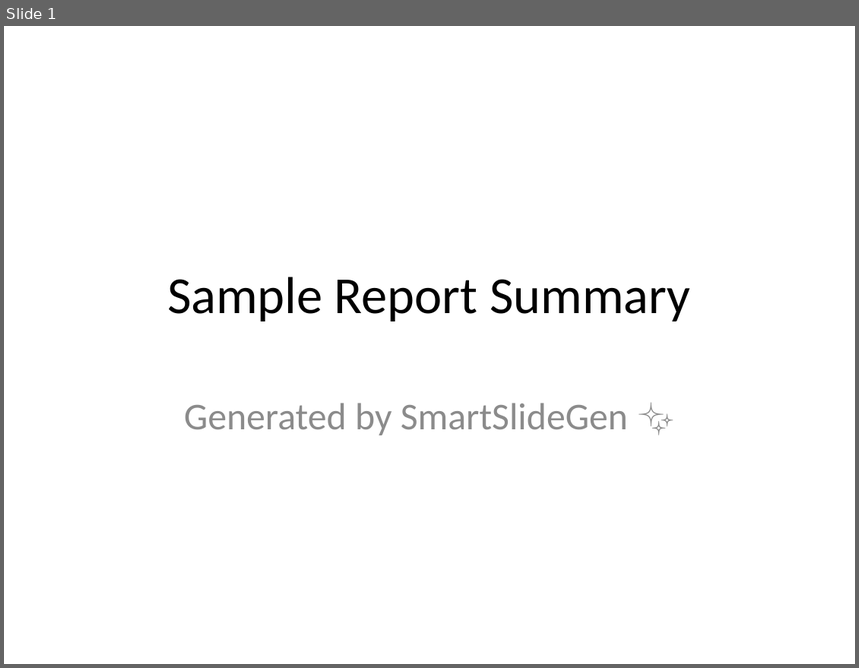
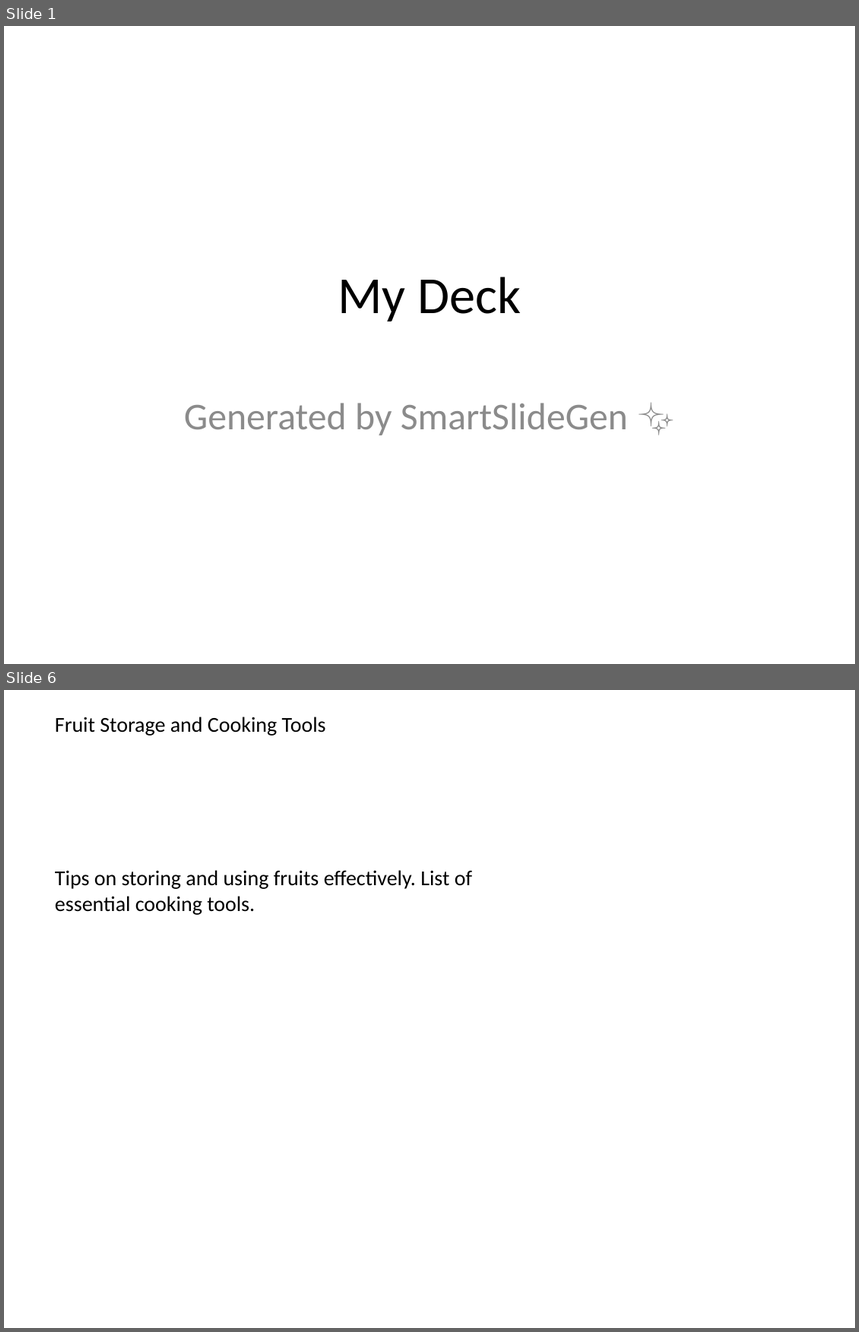
Before and after one commit to abhishek-bagepalli/The-Slide-Whisperer, a slide deck: output.pptx. Shown one above the other, each under a label of ours: slide 1 before the commit, slides 1 and 6 after it; the slides between them are not shown. The pictures are 859x668 and 859x1332 pixels, drawn with LibreOffice and Linux fonts; fonts in the diff are those of the drawing. Boxes give left, top, right and bottom in pixels: in the first picture for what was removed or moved away, otherwise in the second. Text is boxed around its words. In the diff, an @@ line names an element or a change of style, - is before the commit and + after.

```diff
--- a/output.pptx
+++ b/output.pptx
@@ slide 6 added at [4, 690, 855, 1328], background #FFFFFF @@
@@ text added at [55, 717, 326, 736], 18 pt, text #000000 @@
+Fruit Storage and Cooking Tools
@@ text added at [55, 870, 472, 915], 18 pt, text #000000 @@
+Tips on storing and using fruits effectively. List of essential cooking tools.
@@ slide 1 changed as well @@
@@ title at [338, 277, 521, 322]: text changed @@
-Sample Report Summary
+My Deck
```
Also in this commit, not shown: 7 other slides added, 5 slides removed, 14 other files.
